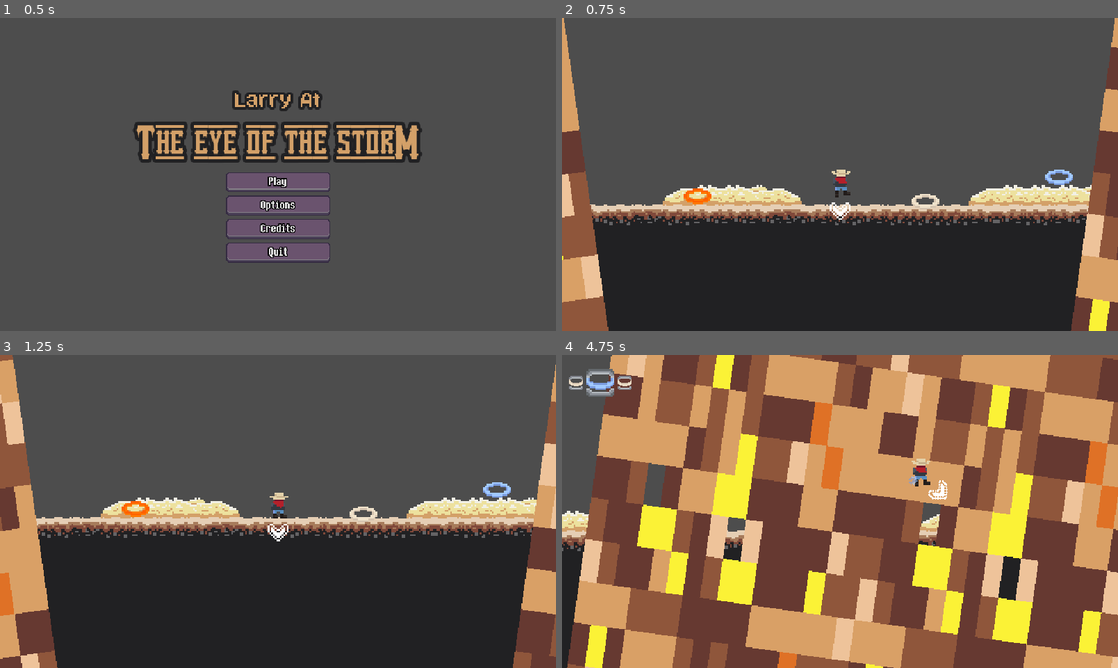
Above: before the commit, frames 1-4 (two rows, left to right).
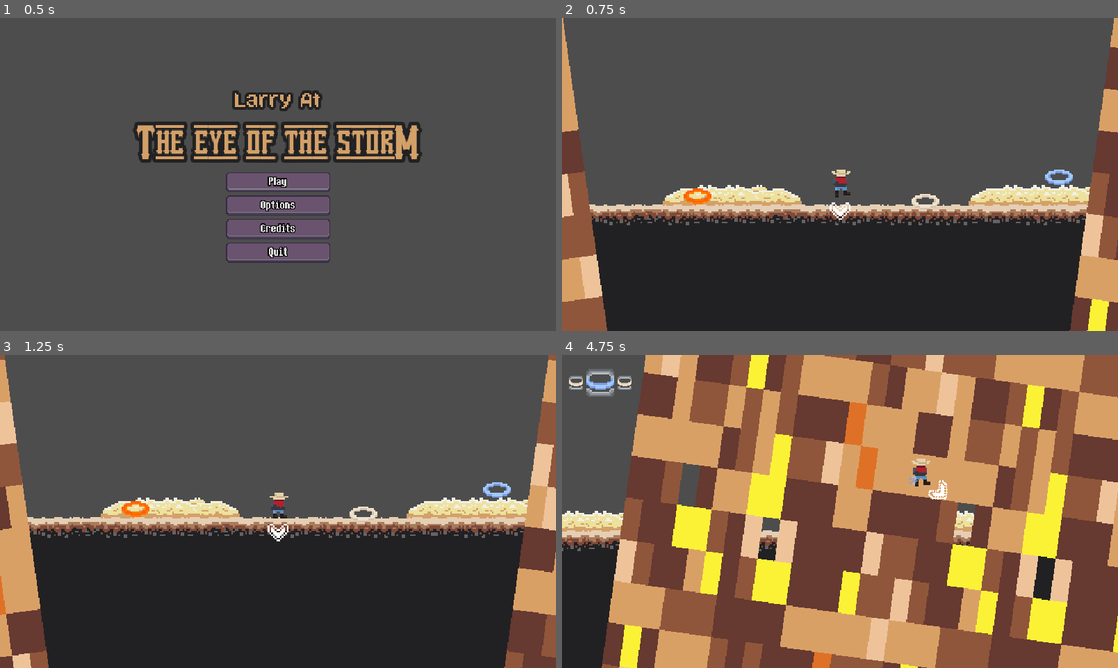
Above: after the commit, the same moments.

Repository: haywirehawk/gmtk2025
Game: Godot game, scene res://maps/Menus/MainMenu.tscn
Same seed, same stepped clock (60 frames per second), same inputs: the game is played once before the commit and once after it.
Inputs (mouse positions are in pixels of both pictures, inside the frame that each line leads up to):
- Up to frame 1 (0.5 s): no input
- Up to frame 2 (0.75 s): click "Play" at 0.5 s
- Up to frame 3 (1.25 s): no input
- Up to frame 4 (4.75 s): move the mouse to (962, 495) at 1.27 s; hold D (move_right) 1.28-2.78 s; tap F (Interact) at 1.35, 4.35 s; tap Space (jump) at 1.52, 2.27, 3.77, 4.52 s; move the mouse to (728, 527) at 2.02 s; click (728, 527) at 2.1 s; move the mouse to (895, 442) at 2.77 s; hold A (move_left) 2.78-3.53 s; hold E (next_lasso) 2.78-3.53 s; move the mouse to (812, 574) at 3.52 s; hold D (move_right) from 3.53 s (still down); tap Q (previous_lasso) at 3.6 s; move the mouse to (1006, 558) at 4.27 s

Frame 1 is identical in both runs. In frame 2, 0.5% of the frame differs, in the area x 0-100%, y 0-100%; in frame 3, 4.6%; in frame 4, 71%.

Commit message:
Add tornado control features

Diff:
--- a/game_objects/autoload/game_events.gd
+++ b/game_objects/autoload/game_events.gd
@@ -7,6 +7,9 @@
 signal player_inventory_add_to(item: InventoryObject, count: int)
 signal enemy_died
 signal tornado_hit()
+signal tornado_switch(on: bool) #turns on/off random movement, can still move manually when off
+signal adjust_tornado_width(closer: bool, amount: float)
+signal move_tornado(direction: int, amount: float) #direction 1 = right, -1 = left
 
 
 func emit_player_spawned(player: Player) -> void:
@@ -35,3 +38,15 @@
 
 func emit_tornado_hit() -> void:
 	tornado_hit.emit()
+
+
+func emit_tornado_switch(on: bool) -> void:
+	tornado_switch.emit(on)
+
+
+func emit_adjust_tornado_width(closer: bool, amount: float) -> void:
+	adjust_tornado_width.emit(closer, amount)
+
+
+func emit_move_tornado(direction: int, amount: float) -> void:
+	move_tornado.emit(direction, amount)
--- a/game_objects/enemy/tornado/tornado.gd
+++ b/game_objects/enemy/tornado/tornado.gd
@@ -13,30 +13,82 @@
 
 var movement_timer: Timer
 var direction: int = 1
+var _delta: float
+var amount: float = 0
 
 
 # Called when the node enters the scene tree for the first time.
 func _ready() -> void:
 	movement_timer = $MovementTimer
-	movement_timer.timeout.connect(_update_direction)
-	movement_timer.start()
+	movement_timer.timeout.connect(_move_randomly)
 	left_hitbox.successful_hit.connect(_tornado_hit)
 	right_hitbox.successful_hit.connect(_tornado_hit)
+	GameEvents.tornado_switch.connect(_tornado_switch)
+	GameEvents.adjust_tornado_width.connect(_adjust_width)
+	GameEvents.move_tornado.connect(_move_manually)
 
 
 # Called every frame. 'delta' is the elapsed time since the previous frame.
 func _physics_process(delta: float) -> void:
-	var target_velocity = speed * direction
-	velocity.x = lerp(velocity.x, target_velocity, 1 - exp(-movement_damping * delta))
+	_delta = delta
 	move_and_slide()
+	if amount != 0:
+		amount -= 1
+		if amount == 0:
+			velocity.x = 0
 
 
-func _update_direction() -> void:
+func _tornado_switch(on: bool) -> void:
+	if on:
+		_start_tornado()
+	else:
+		_stop_tornado()
+
+
+func _start_tornado() -> void:
+	movement_timer.start()
+	_move_randomly()
+
+
+func _stop_tornado() -> void:
+	movement_timer.stop()
+
+
+func _move_tornado() -> void:
+	var target_velocity = speed * direction
+	velocity.x = lerp(velocity.x, target_velocity, 1 - exp(-movement_damping * _delta))
+
+
+func _move_manually(_direction: int, _amount: float) -> void:
+	_update_direction(_direction)
+	amount = _amount
+	_move_tornado()
+
+
+func _move_randomly() -> void:
 	direction = randi_range(-1, 1)
 	var move_sides_closer = randi_range(-1, 1)
+	_update_direction(direction)
+	_move_tornado()
 	if move_sides_closer == 1:
+		_move_sides(true)
+	elif move_sides_closer == -1:
+		_move_sides(false)
+
+
+func _update_direction(_direction: int) -> void:
+	direction = _direction
+
+
+func _adjust_width(closer: bool, amount: float) -> void:
+	spread_speed = amount
+	_move_sides(closer)
+
+
+func _move_sides(closer: bool) -> void:
+	if closer:
 		_move_sides_closer()
-	elif move_sides_closer == -1:
+	else:
 		_move_sides_farther()
 
 
Not shown: 1 places in game_objects/enemy/tornado/tornado.tscn that only renumber resources
